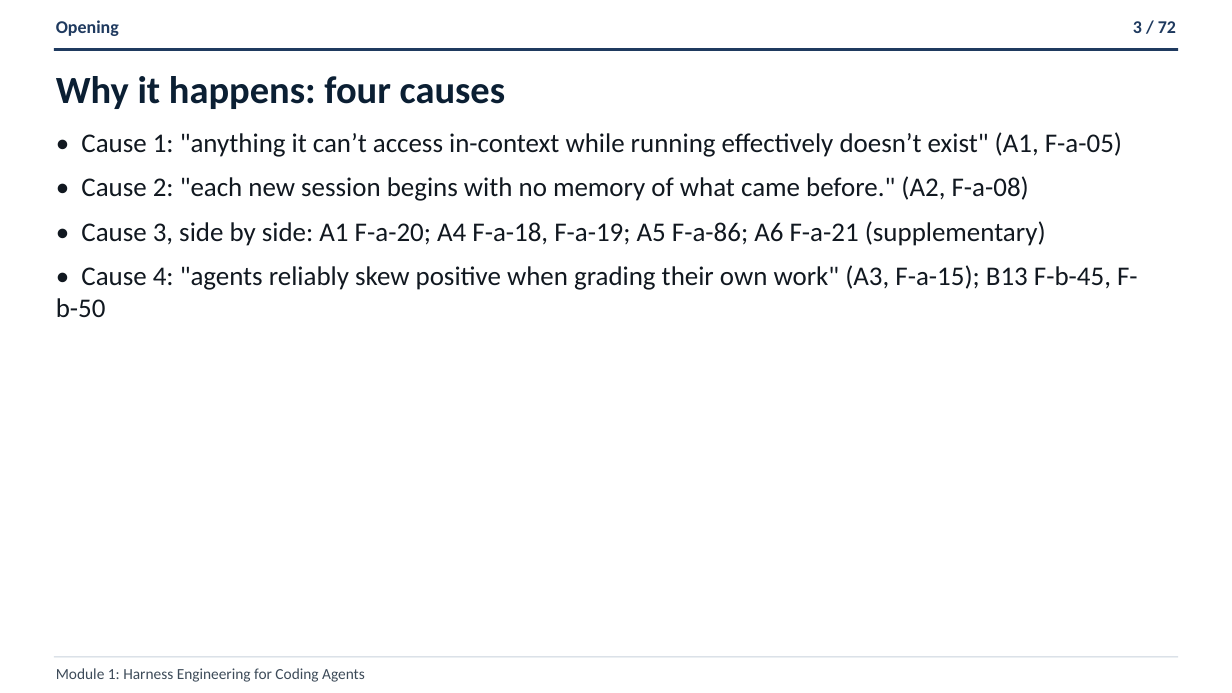
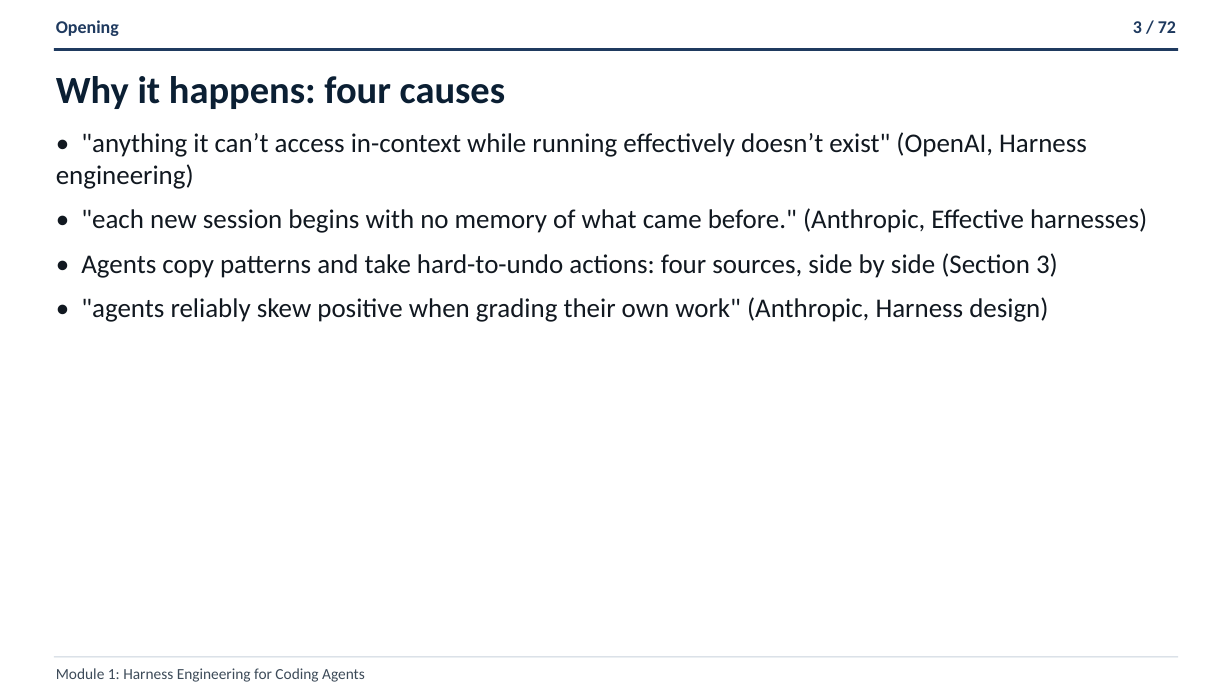
Before and after one commit to ANI-IN/shipharness-dev, a slide deck: slide 3 of slides/deck.pptx. Drawn at 1232x693 pixels with LibreOffice and Linux fonts; fonts in the diff are those of the drawing. Boxes give left, top, right and bottom in pixels: in the first picture for what was removed or moved away, otherwise in the second. Text is boxed around its words. In the diff, an @@ line names an element or a change of style, - is before the commit and + after.

```diff
--- a/slides/deck.pptx
+++ b/slides/deck.pptx
@@ text at <box>56,132,1147,322</box>: text changed @@
-• Cause 1: "anything it can’t access in-context while running effectively doesn’t exist" (A1, F-a-05)
-• Cause 2: "each new session begins with no memory of what came before." (A2, F-a-08)
-• Cause 3, side by side: A1 F-a-20; A4 F-a-18, F-a-19; A5 F-a-86; A6 F-a-21 (supplementary)
-• Cause 4: "agents reliably skew positive when grading their own work" (A3, F-a-15); B13 F-b-45, F-b-50
+• "anything it can’t access in-context while running effectively doesn’t exist" (OpenAI, Harness engineering)
+• "each new session begins with no memory of what came before." (Anthropic, Effective harnesses)
+• Agents copy patterns and take hard-to-undo actions: four sources, side by side (Section 3)
+• "agents reliably skew positive when grading their own work" (Anthropic, Harness design)
```
Also in this commit, not shown: 67 other slides changed, 12 other files.
